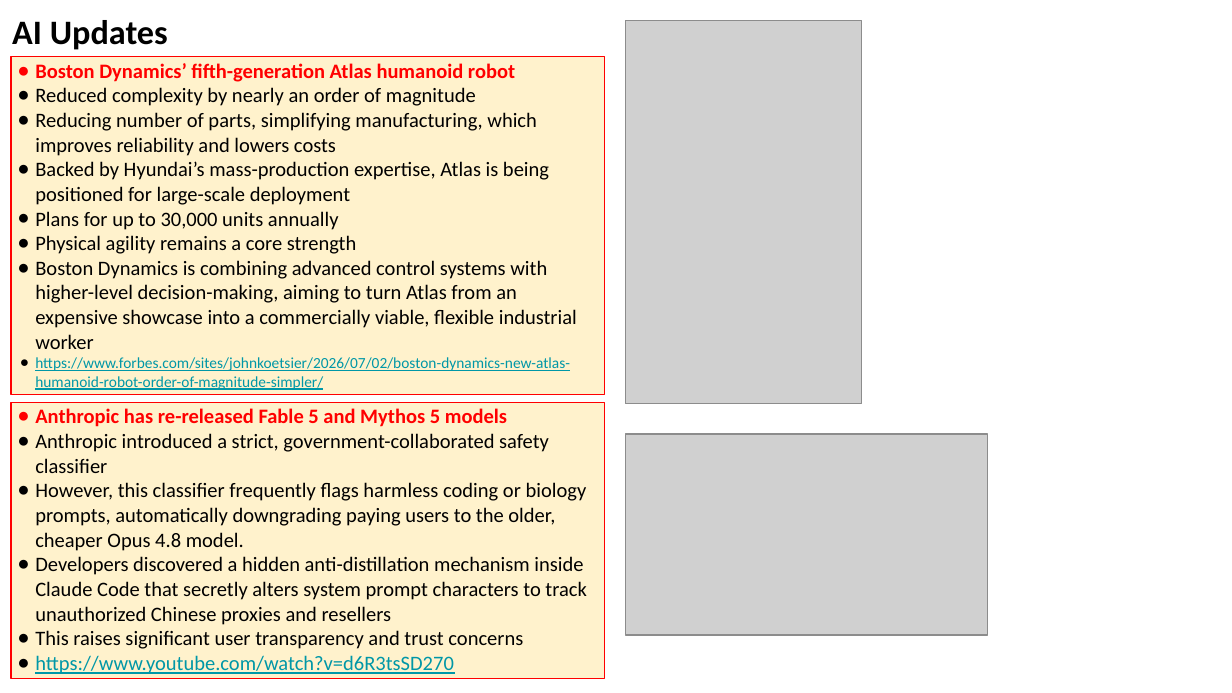
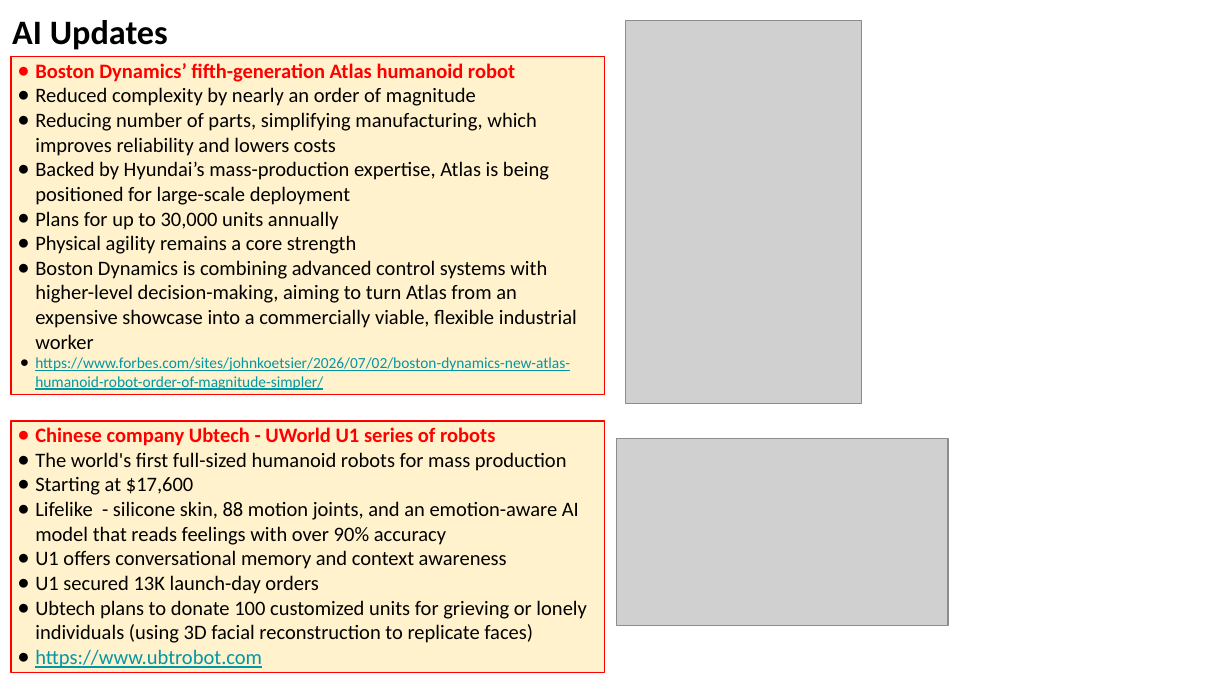
Before and after one commit to lselector/seminar, a slide deck: slide 14 of 2026/2026-07-10-AI-Updates.pptx (slide 9 before the commit). Drawn at 1232x693 pixels with LibreOffice and Linux fonts; fonts in the diff are those of the drawing; grey boxes stand for pictures. Boxes give left, top, right and bottom in pixels: in the first picture for what was removed or moved away, otherwise in the second. Text is boxed around its words. In the diff, an @@ line names an element or a change of style, - is before the commit and + after.

```diff
--- a/2026/2026-07-10-AI-Updates.pptx
+++ b/2026/2026-07-10-AI-Updates.pptx
@@ rectangle "Chinese company Ubtech - UWorld ...": place and size @@
-rectangle "Chinese company Ubtech - UWorld ..." at bbox=[11, 402, 605, 678]
+rectangle "Chinese company Ubtech - UWorld ..." at bbox=[11, 421, 605, 673]
@@ text in rectangle at bbox=[35, 427, 586, 668]: text changed @@
-● Anthropic has re-released Fable 5 and Mythos 5 models
-● Anthropic introduced a strict, government-collaborated safety classifier
-● However, this classifier frequently flags harmless coding or biology prompts, automatically downgrading paying users to the older, cheaper Opus 4.8 model.
-● Developers discovered a hidden anti-distillation mechanism inside Claude Code that secretly alters system prompt characters to track unauthorized Chinese proxies and resellers
-● This raises significant user transparency and trust concerns
-● https://www.youtube.com/watch?v=d6R3tsSD270
+● Chinese company Ubtech - UWorld U1 series of robots
+● The world's first full-sized humanoid robots for mass production
+● Starting at $17,600
+● Lifelike - silicone skin, 88 motion joints, and an emotion-aware AI model that reads feelings with over 90% accuracy
+● U1 offers conversational memory and context awareness
+● U1 secured 13K launch-day orders
+● Ubtech plans to donate 100 customized units for grieving or lonely individuals (using 3D facial reconstruction to replicate faces)
+● https://www.ubtrobot.com
@@ picture: place and size @@
-picture at bbox=[625, 434, 987, 634]
+picture at bbox=[616, 439, 947, 626]
```
Also in this commit, not shown: 10 other slides changed, 11 slides added.
